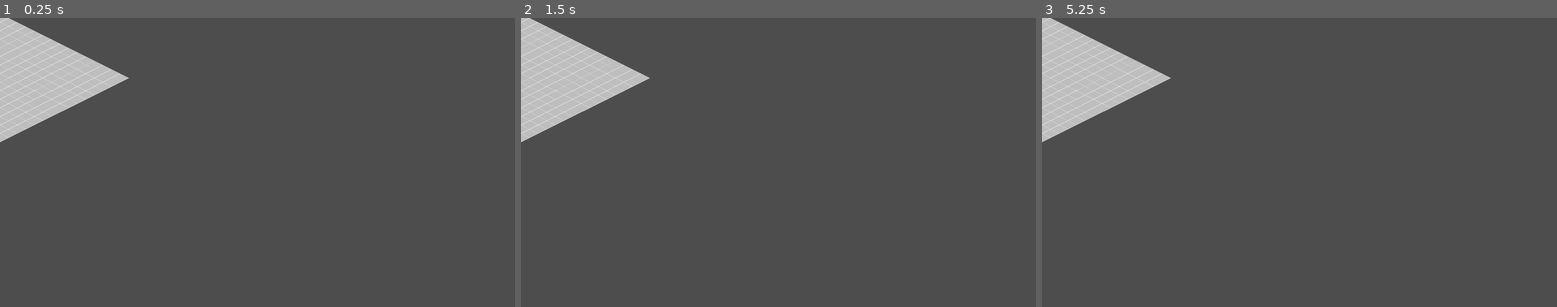
Above: before the commit, frames 1-3 (left to right).
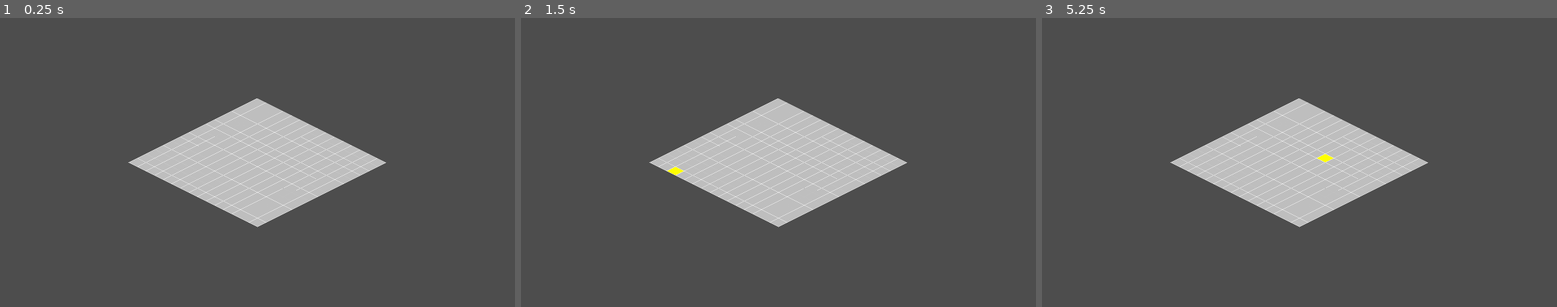
Above: after the commit, the same moments.

Repository: Ksoitora/Game
Game: Godot game, scene res://scenes/main.tscn
The game is run twice, just before and just after one commit, with the same random seed, the same clock (stepped at 60 frames per second) and the same inputs. The project has no main scene, so this scene is started directly.
Inputs (mouse positions are in pixels of both pictures, inside the frame that each line leads up to):
- Up to frame 1 (0.25 s): no input
- Up to frame 2 (1.5 s): tap Enter at 0.5 s; move the mouse to (891, 148) at 0.52 s; click (891, 148) at 0.67 s; tap Space at 1.25 s; move the mouse to (675, 176) at 1.27 s; click (675, 176) at 1.42 s
- Up to frame 3 (5.25 s): tap Enter at 2, 3.5 s; move the mouse to (1351, 98) at 2.02 s; click (1351, 98) at 2.17 s; tap Space at 2.75, 4.25 s; move the mouse to (1273, 220) at 2.77 s; click (1273, 220) at 2.92 s; move the mouse to (1454, 205) at 3.52 s; click (1454, 205) at 3.67 s; move the mouse to (1145, 119) at 4.27 s; click (1145, 119) at 4.42 s; move the mouse to (1325, 162) at 5.02 s; click (1325, 162) at 5.17 s

The runs differ from the first frame. In frame 1, 17% of the frame differs, in the area x 0-75%, y 0-73%; in frame 2, 17%; in frame 3, 17%.
Error before the commit: Cannot call method 'get_visible_rect' on a null value. (res://scripts/Grid.gd:38)

Commit message:
Correction Grid - Centrage caméra dans _ready() au lieu de initialize()

Diff:
--- a/scripts/Grid.gd
+++ b/scripts/Grid.gd
@@ -13,6 +13,9 @@
 
 func _ready() -> void:
 	print("[GRID] Grid initialisée")
+	# Centrer la caméra sur la grille après qu'elle soit dans la scène
+	if is_initialized:
+		center_camera()
 
 func initialize(grid_width: int, grid_height: int) -> void:
 	"""Initialise la grille avec les dimensions spécifiées"""
@@ -32,13 +35,13 @@
 			}
 
 	is_initialized = true
+	queue_redraw()
+	print("[GRID] Grille créée: ", width, "x", height, " cases")
 
-	# Centrer la caméra sur la grille
+func center_camera() -> void:
+	"""Centre la caméra sur la grille"""
 	var center_pos = get_world_position(width / 2, height / 2)
 	position = -center_pos + get_viewport().get_visible_rect().size / 2
-
-	queue_redraw()
-	print("[GRID] Grille créée: ", width, "x", height, " cases")
 
 func get_cell_id(x: int, y: int) -> String:
 	"""Retourne un ID unique pour une case"""
